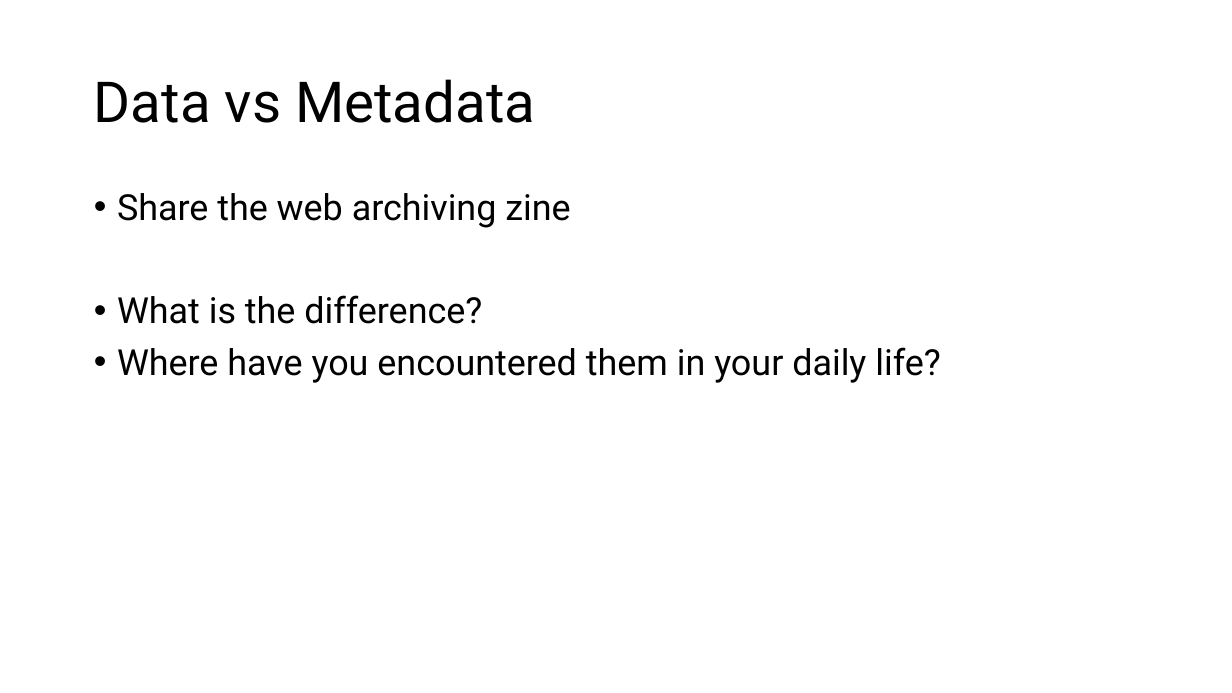
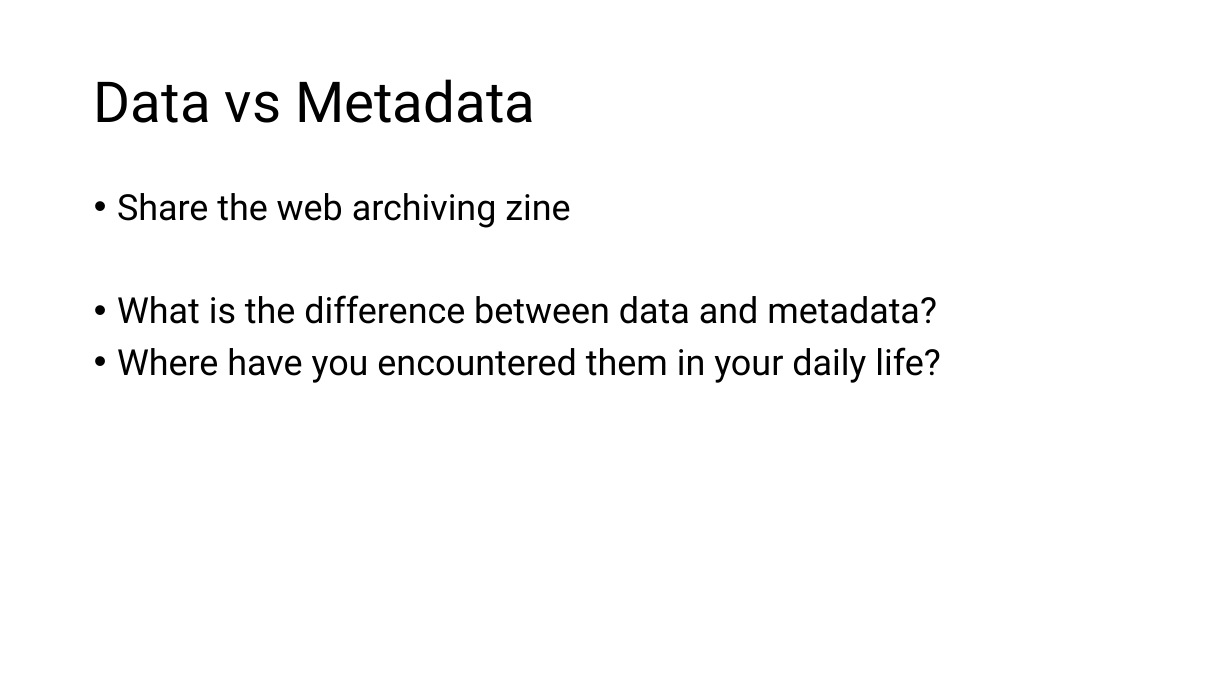
Before and after one commit to walshbr/data-for-the-rest-of-us, a slide deck: slide 2 of resources/week-3/description.pptx. Drawn at 1232x693 pixels with LibreOffice and Linux fonts; fonts in the diff are those of the drawing. Boxes give left, top, right and bottom in pixels: in the first picture for what was removed or moved away, otherwise in the second. Text is boxed around its words. In the diff, an @@ line names an element or a change of style, - is before the commit and + after.

```diff
--- a/resources/week-3/description.pptx
+++ b/resources/week-3/description.pptx
@@ text at [117, 295, 937, 324]: text changed @@
-• What is the difference?
+• What is the difference between data and metadata?
```
Also in this commit, not shown: 4 other slides changed, 8 slides added, 1 slide removed.
